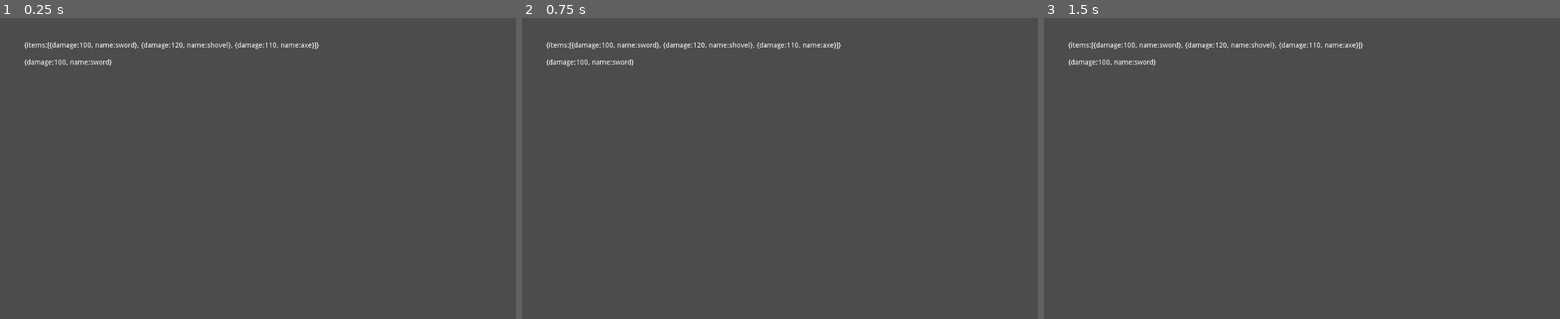
Above: before the commit, frames 1-3 (left to right).
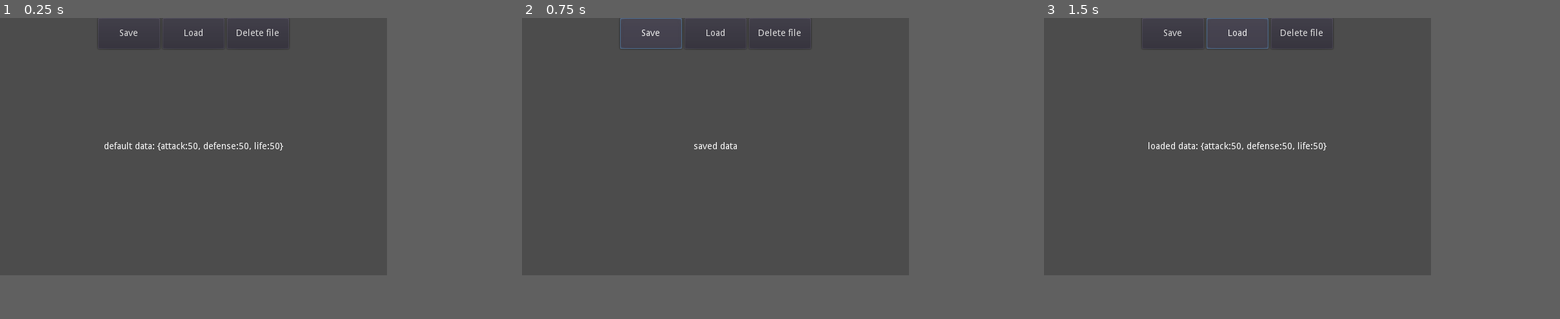
Above: after the commit, the same moments.

Repository: AlecAcosta/save-load-json
Game: Godot game, scene res://Main.tscn
Two runs of this game, one before a commit and one after it. Both use one fixed random seed, a clock stepped at 60 frames per second and the inputs below.
Inputs (mouse positions are in pixels of both pictures, inside the frame that each line leads up to):
- Up to frame 1 (0.25 s): no input
- Up to frame 2 (0.75 s): click (692, 36) at 0.5 s, where only the run after the commit has a clickable "Save"
- Up to frame 3 (1.5 s): click (1302, 36) at 1.25 s, where only the run after the commit has a clickable "Load"
In our replay, the window is 800x468 before the commit and 600x400 after it. These sizes can differ from the game's own. Grey fills any space a smaller window leaves; there, only what the larger window draws over its background counts as a difference.

The runs differ from the first frame. In frame 1, 1.2% of the frame differs, in the area x 4-62%, y 3-45%; in frame 2, 1.0%; in frame 3, 1.3%, in the area x 4-62%, y 0-45%.

Commit message:
added buttons and save functionality

Diff:
--- a/Main.gd
+++ b/Main.gd
@@ -1,23 +1,33 @@
 extends Node
+
+onready var label = $Label
+
+var data: Dictionary = {"attack": 50, "defense": 50, "life": 50}
+var savefile:= "user://data.json"
 
 
 func _ready():
-	var data = loadJson("res://myFile.json")
-
-	#print the entire Dictionary (var data)
-	$Label.text = String(data)
-
-	#print the first item in "items"
-	$Label.text += "\n\n" + String(data["items"][0])
+	label.text = "default data: " + str(data)
 
 
+func _on_Save_pressed():
+	var file = File.new()
+	file.open(savefile, File.WRITE)
+	file.store_line(to_json(data))
+	file.close()
+	label.text = "saved data"
 
-func loadJson(_jsonDir):
-	_jsonDir
-	var jsonFile = File.new()
-	var jsonData: Dictionary
-	jsonFile.open(_jsonDir,File.READ)
-	jsonData = parse_json(jsonFile.get_as_text())
-	jsonFile.close()
+func _on_Load_pressed():
+	var file = File.new()
+	if file.file_exists(savefile):
+		file.open(savefile, File.READ)
+		data = parse_json(file.get_as_text())
+		file.close()
+		label.text = "loaded data: " + str(data)
+	else:
+		label.text = "there's no saved data"
 
-	return jsonData
+func _on_Delete_pressed():
+	var dir = Directory.new()
+	if dir.file_exists(savefile):
+		dir.remove(savefile)
--- a/Main.tscn
+++ b/Main.tscn
@@ -2,12 +2,46 @@
 
 [ext_resource path="res://Main.gd" type="Script" id=1]
 
-[node name="Main" type="Node"]
+[node name="Main" type="Control"]
+anchor_right = 1.0
+anchor_bottom = 1.0
 script = ExtResource( 1 )
 
 [node name="Label" type="Label" parent="."]
-margin_left = 48.0
-margin_top = 48.0
-__meta__ = {
-"_edit_use_anchors_": false
-}
+anchor_top = 0.5
+anchor_right = 1.0
+anchor_bottom = 0.5
+margin_top = -7.0
+margin_bottom = 7.0
+align = 1
+
+[node name="HBoxContainer" type="HBoxContainer" parent="."]
+anchor_left = 0.5
+anchor_right = 0.5
+margin_left = -148.0
+margin_right = 148.0
+margin_bottom = 48.0
+
+[node name="Save" type="Button" parent="HBoxContainer"]
+margin_right = 96.0
+margin_bottom = 48.0
+rect_min_size = Vector2( 96, 48 )
+text = "Save"
+
+[node name="Load" type="Button" parent="HBoxContainer"]
+margin_left = 100.0
+margin_right = 196.0
+margin_bottom = 48.0
+rect_min_size = Vector2( 96, 48 )
+text = "Load"
+
+[node name="Delete" type="Button" parent="HBoxContainer"]
+margin_left = 200.0
+margin_right = 296.0
+margin_bottom = 48.0
+rect_min_size = Vector2( 96, 48 )
+text = "Delete file"
+
+[connection signal="pressed" from="HBoxContainer/Save" to="." method="_on_Save_pressed"]
+[connection signal="pressed" from="HBoxContainer/Load" to="." method="_on_Load_pressed"]
+[connection signal="pressed" from="HBoxContainer/Delete" to="." method="_on_Delete_pressed"]
--- a/myFile.json
+++ /dev/null
@@ -1,17 +0,0 @@
-{
-	"items":
-	[
-		{
-			"name":"sword",
-			"damage": 100
-		},
-		{
-			"name":"shovel",
-			"damage": 120
-		},
-		{
-			"name":"axe",
-			"damage": 110
-		}
-	]
-}
--- a/project.godot
+++ b/project.godot
@@ -10,7 +10,6 @@
 
 _global_script_classes=[  ]
 _global_script_class_icons={
-
 }
 
 [application]
@@ -19,6 +18,11 @@
 run/main_scene="res://Main.tscn"
 config/icon="res://icon.png"
 
+[display]
+
+window/size/width=600
+window/size/height=400
+
 [rendering]
 
 quality/driver/driver_name="GLES2"
